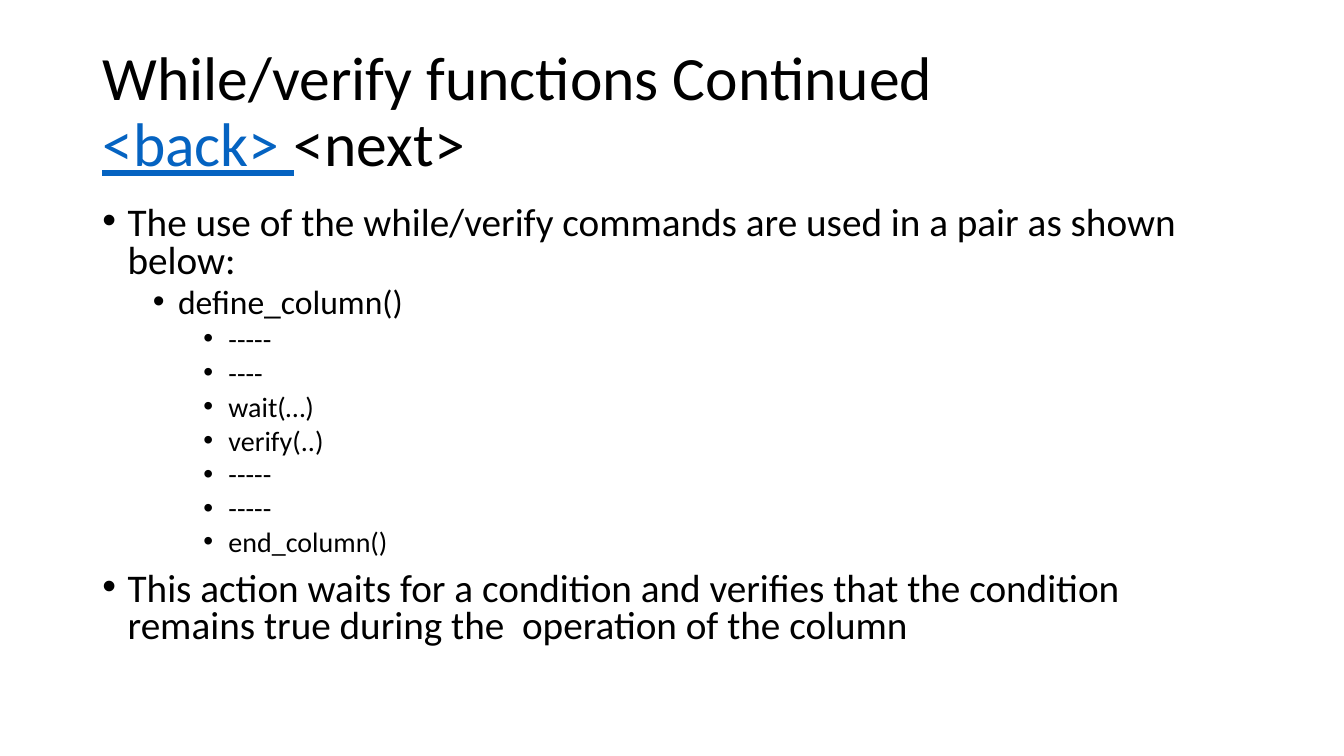
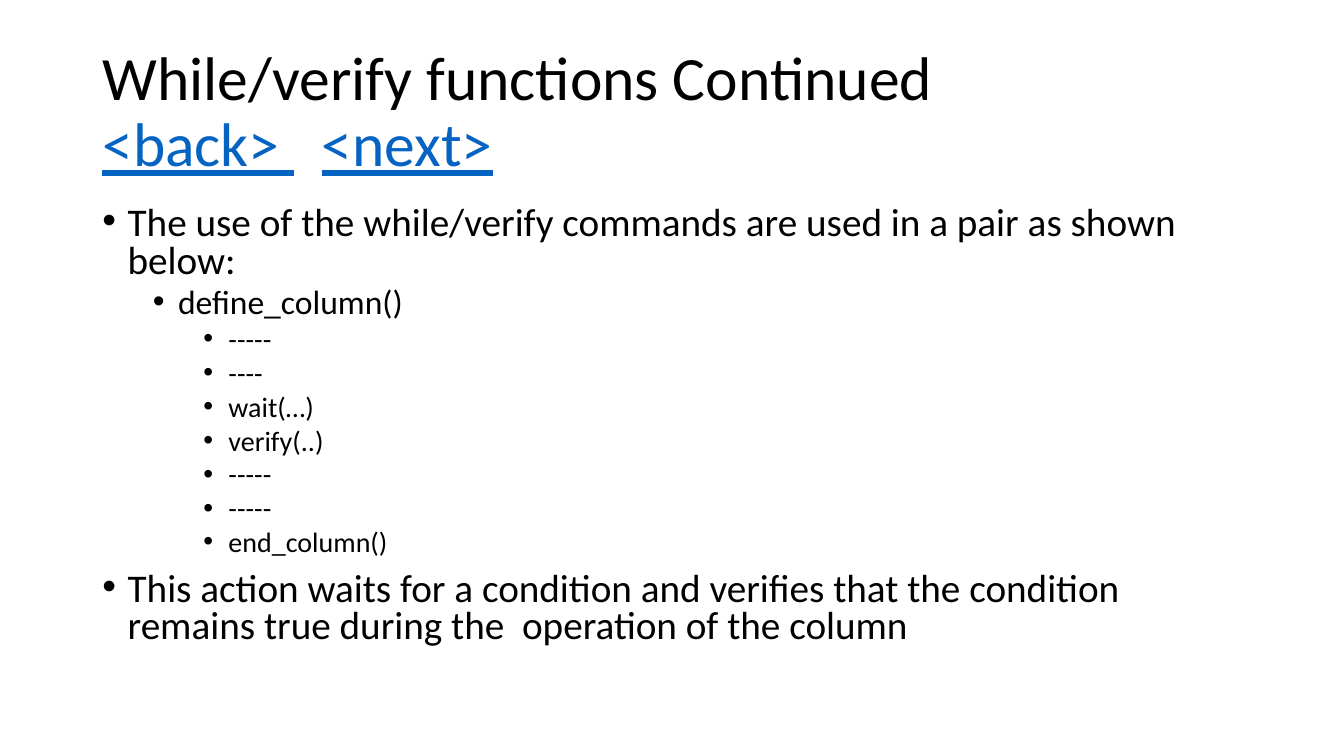
Before and after one commit to glenn-edgar/CFL, a slide deck: slide 57 of documentation/CFL_Documentation.pptx. Drawn at 1344x756 pixels with LibreOffice and Linux fonts; fonts in the diff are those of the drawing. Boxes give left, top, right and bottom in pixels: in the first picture for what was removed or moved away, otherwise in the second. Text is boxed around its words. In the diff, an @@ line names an element or a change of style, - is before the commit and + after.

```diff
--- a/documentation/CFL_Documentation.pptx
+++ b/documentation/CFL_Documentation.pptx
@@ title "While/verify functions Continued <back> <next>" at (x1=102, y1=57, x2=932, y2=176): text colour #000000 to #0563C1, underline on in "<next>" @@
```
Also in this commit, not shown: 11 other slides changed, 90 slides added, 2 slides removed, 9 other files.
